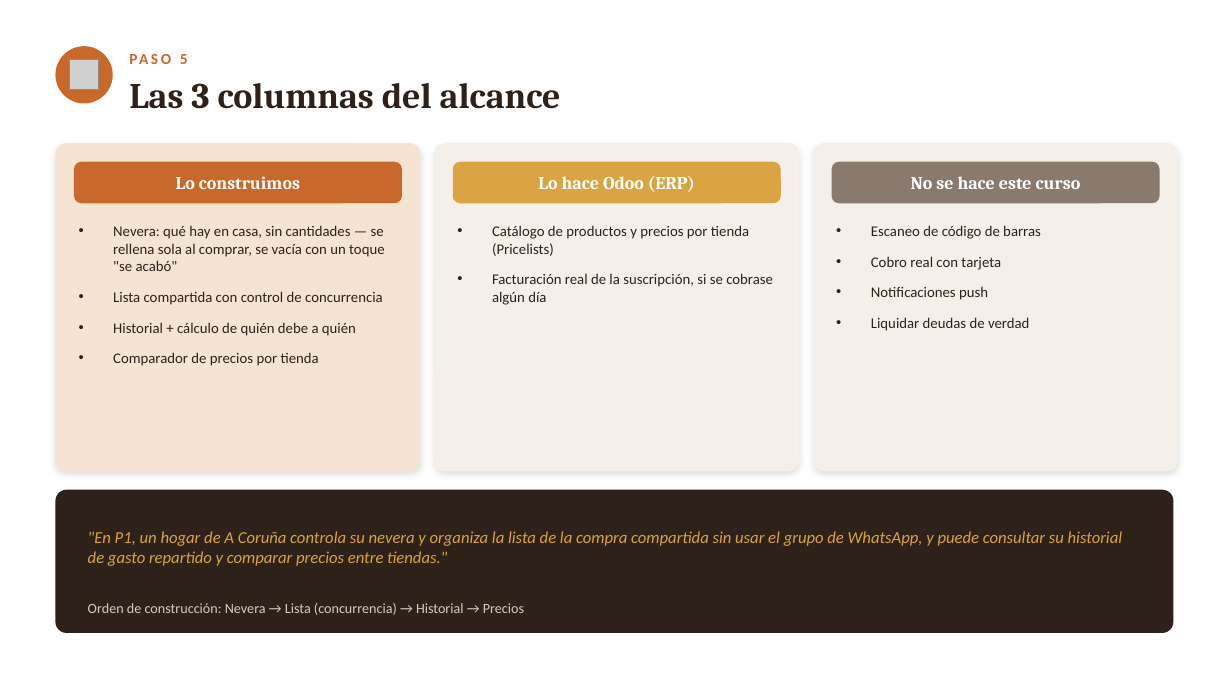
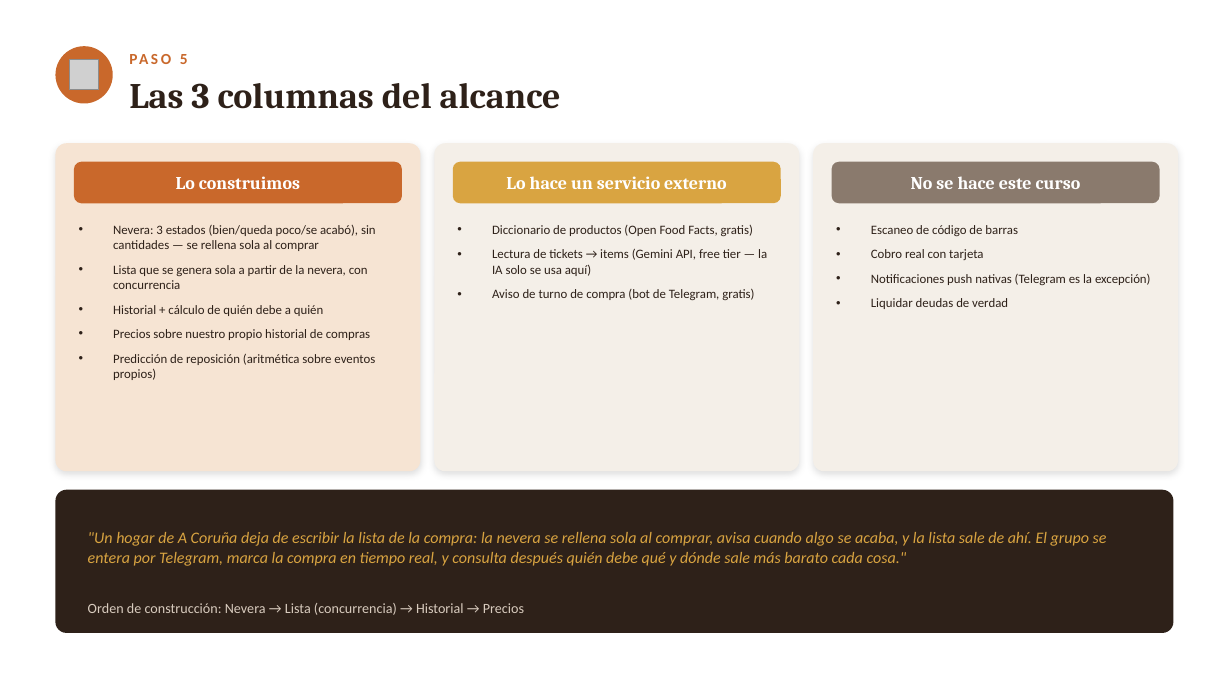
Before and after one commit to lagoanadia/Larder, a slide deck: slide 9 of docs/larder-presentacion.pptx. Drawn at 1232x693 pixels with LibreOffice and Linux fonts; fonts in the diff are those of the drawing; grey boxes stand for pictures. Boxes give left, top, right and bottom in pixels: in the first picture for what was removed or moved away, otherwise in the second. Text is boxed around its words. In the diff, an @@ line names an element or a change of style, - is before the commit and + after.

```diff
--- a/docs/larder-presentacion.pptx
+++ b/docs/larder-presentacion.pptx
@@ text at (x1=506, y1=176, x2=726, y2=189): text changed @@
-Lo hace Odoo (ERP)
+Lo hace un servicio externo
@@ text at (x1=113, y1=225, x2=376, y2=289): text changed; size 11.5 to 10 pt @@
-• Nevera: qué hay en casa, sin cantidades — se rellena sola al comprar, se vacía con un toque "se acabó"
-• Lista compartida con control de concurrencia
+• Nevera: 3 estados (bien/queda poco/se acabó), sin cantidades — se rellena sola al comprar
+• Lista que se genera sola a partir de la nevera, con concurrencia
@@ text at (x1=492, y1=225, x2=767, y2=300): text changed; size 11.5 to 10 pt @@
-• Catálogo de productos y precios por tienda (Pricelists)
-• Facturación real de la suscripción, si se cobrase algún día
+• Diccionario de productos (Open Food Facts, gratis)
+• Lectura de tickets → items (Gemini API, free tier — la IA solo se usa aquí)
+• Aviso de turno de compra (bot de Telegram, gratis)
@@ text at (x1=871, y1=225, x2=1018, y2=309): size 11.5 to 10 pt in "Escaneo de código de barras", "Cobro real con tarjeta", "Liquidar deudas de verdad"; less space between paragraphs @@
@@ text at (x1=871, y1=274, x2=1151, y2=285): text changed; size 11.5 to 10 pt @@
-• Notificaciones push
+• Notificaciones push nativas (Telegram es la excepción)
@@ text at (x1=113, y1=329, x2=375, y2=380): text changed; size 11.5 to 10 pt @@
-• Comparador de precios por tienda
+• Precios sobre nuestro propio historial de compras
+• Predicción de reposición (aritmética sobre eventos propios)
@@ text at (x1=113, y1=305, x2=323, y2=316): size 11.5 to 10 pt in "Historial + cálculo de quién debe a ..."; less space between paragraphs @@
@@ text at (x1=88, y1=532, x2=1107, y2=566): text changed; size 13 to 12.5 pt @@
-"En P1, un hogar de A Coruña controla su nevera y organiza la lista de la compra compartida sin usar el grupo de WhatsApp, y puede consultar su historial de gasto repartido y comparar precios entre tiendas."
+"Un hogar de A Coruña deja de escribir la lista de la compra: la nevera se rellena sola al comprar, avisa cuando algo se acaba, y la lista sale de ahí. El grupo se entera por Telegram, marca la compra en tiempo real, y consulta después quién debe qué y dónde sale más barato cada cosa."
```
Also in this commit, not shown: 2 other slides changed, 6 other files.
